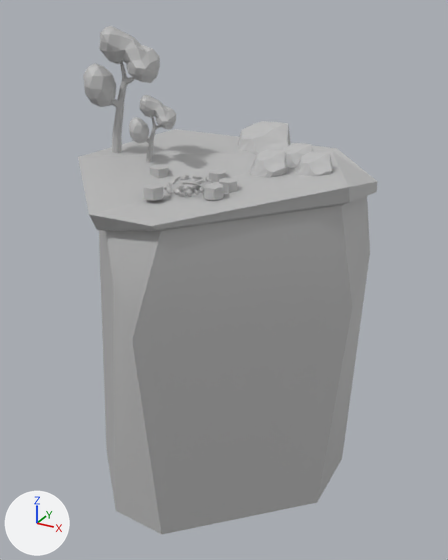
The FBX model Assets/Assets3D/ENV/Terrazza/ENV_Terrazza_falò.fbx as it was, and as the next commit left it.
One viewpoint serves both versions: a 50 mm camera at (11.6, -15.8, 20.1) aimed at (0.0, 5.3, 9.5). The lights are fixed; the arrows at lower left show +X, +Y and +Z. Where no turn or scale is listed for an object, it has been applied to the vertices.

The first picture shows 'terrazza_ralò'.
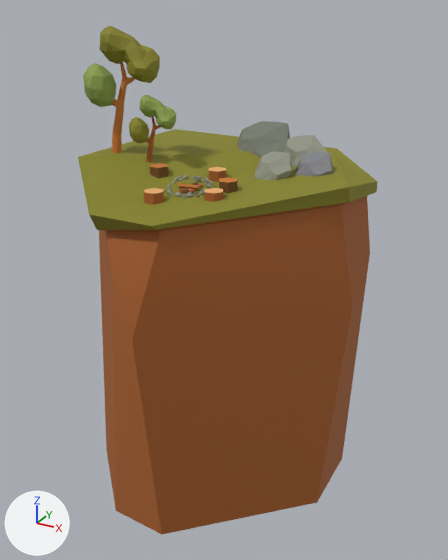
What differs and where, as boxes [x1, y1, x2, y2] in the pictures (448 x 560 px):
'terrazza_ralò', recoloured (grey to brown): [78, 26, 378, 534] in both

Patch to the scene script:
```diff
--- a/Assets/Assets3D/ENV/Terrazza/ENV_Terrazza_falò.fbx.py
+++ b/Assets/Assets3D/ENV/Terrazza/ENV_Terrazza_falò.fbx.py
@@ img_palette_prova_1_jpg @@
+img_palette_prova_1_jpg = load_image('palette prova 1.jpg', '../../../Materials/palette_gradient/palette prova 1.jpg', 652, 425, 'sRGB')
@@ mat_blinn1 @@
+mat_blinn1 = principled_material('blinn1')
+mat_blinn1.texture = img_palette_prova_1_jpg
+mat_blinn1.roughness = 0.749
@@ me_mesh @@
 me_mesh.from_pydata(...)  # 1538 vertices, 2339 faces; spans x -5.8..5.4, y -1.1..11.6, z 0.0..19.4
-me_mesh.materials.append(mat_lambert1)  # grey #bcbcbc
+me_mesh.materials.append(mat_blinn1)  # picture img_palette_prova_1_jpg
```
